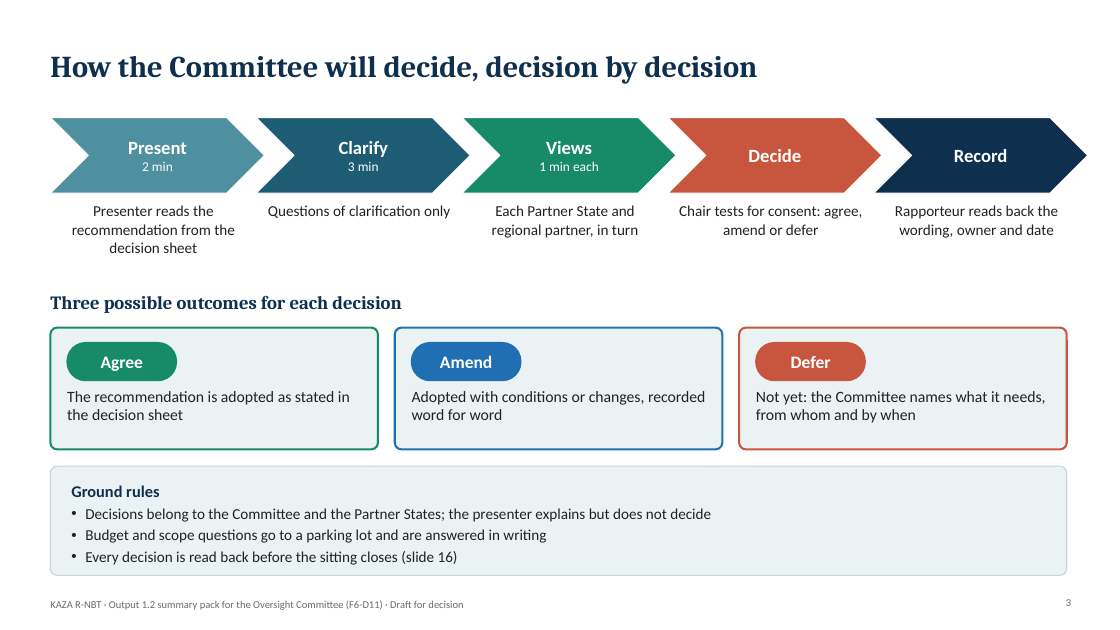
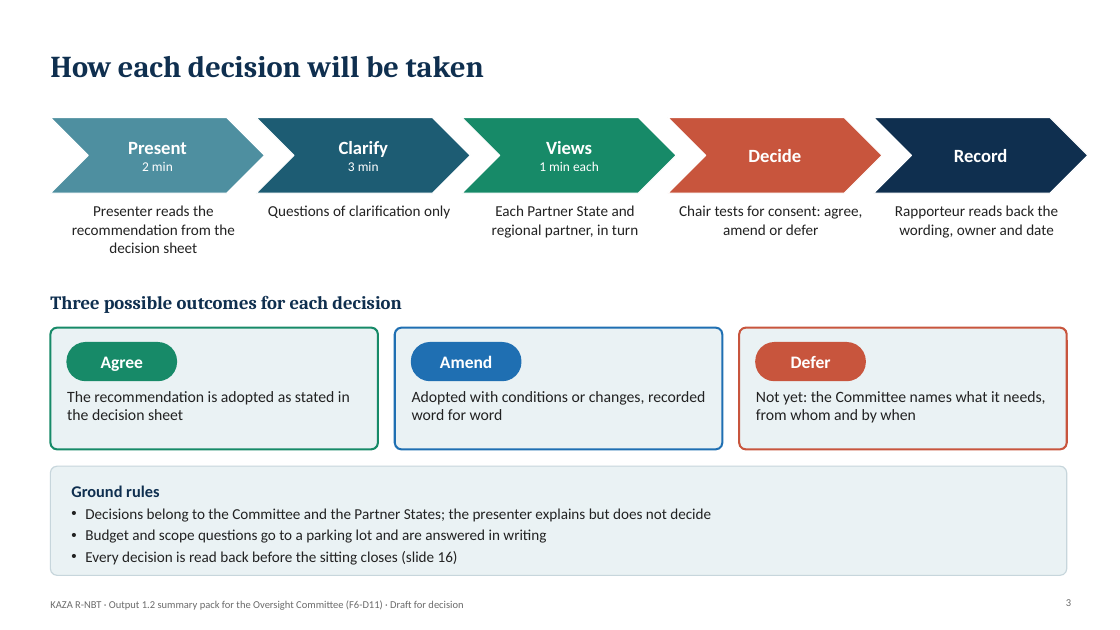
Before and after one commit to modestanz/GIZ-Works, a slide deck: slide 3 of deliverables/F6-D11_Output_1.2_Summary_Pack_Oversight_Committee.pptx. Drawn at 1120x630 pixels with LibreOffice and Linux fonts; fonts in the diff are those of the drawing; background and template pictures are left out. Boxes give left, top, right and bottom in pixels: in the first picture for what was removed or moved away, otherwise in the second. Text is boxed around its words. In the diff, an @@ line names an element or a change of style, - is before the commit and + after.

```diff
--- a/deliverables/F6-D11_Output_1.2_Summary_Pack_Oversight_Committee.pptx
+++ b/deliverables/F6-D11_Output_1.2_Summary_Pack_Oversight_Committee.pptx
@@ title at [50,56,484,78]: text changed @@
-How the Committee will decide, decision by decision
+How each decision will be taken
```
Also in this commit, not shown: 2 other files.
